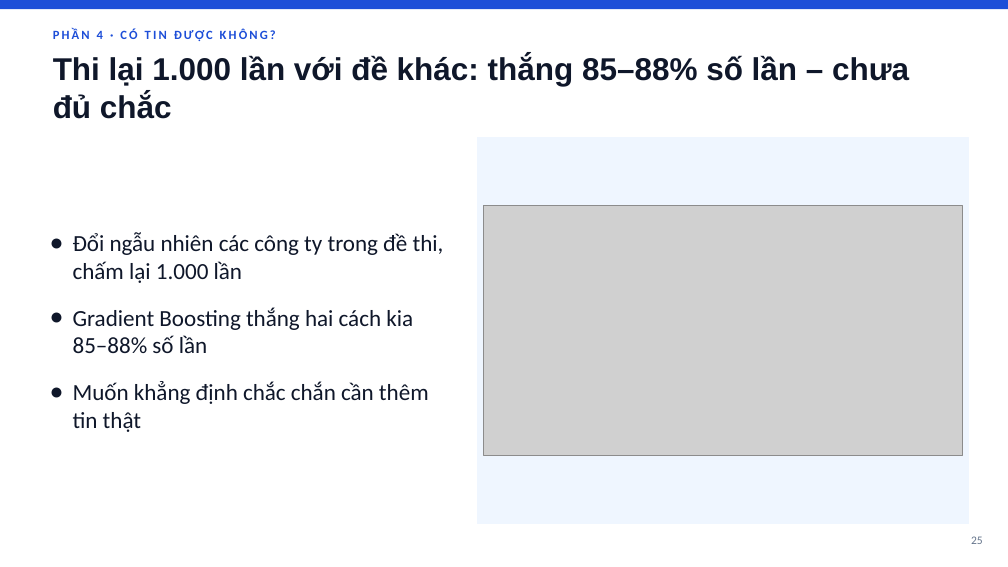
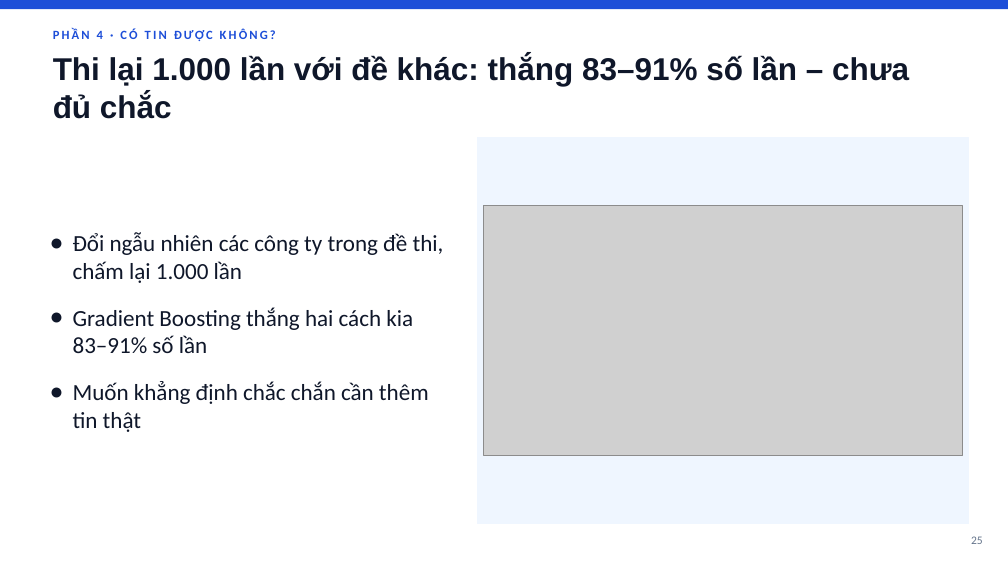
Before and after one commit to theihoz/ML, a slide deck: slide 25 of report/SlideThuyetTrinh_De4_v2.pptx. Drawn at 1008x567 pixels with LibreOffice and Linux fonts; fonts in the diff are those of the drawing; grey boxes stand for pictures. Boxes give left, top, right and bottom in pixels: in the first picture for what was removed or moved away, otherwise in the second. Text is boxed around its words. In the diff, an @@ line names an element or a change of style, - is before the commit and + after.

```diff
--- a/report/SlideThuyetTrinh_De4_v2.pptx
+++ b/report/SlideThuyetTrinh_De4_v2.pptx
@@ text at (53, 55, 909, 119): text changed @@
-Thi lại 1.000 lần với đề khác: thắng 85–88% số lần – chưa đủ chắc
+Thi lại 1.000 lần với đề khác: thắng 83–91% số lần – chưa đủ chắc
@@ text at (73, 307, 413, 353): text changed @@
-● Gradient Boosting thắng hai cách kia 85–88% số lần
+● Gradient Boosting thắng hai cách kia 83–91% số lần
```
Also in this commit, not shown: 9 other slides changed, 2 slides added, 41 other files.
